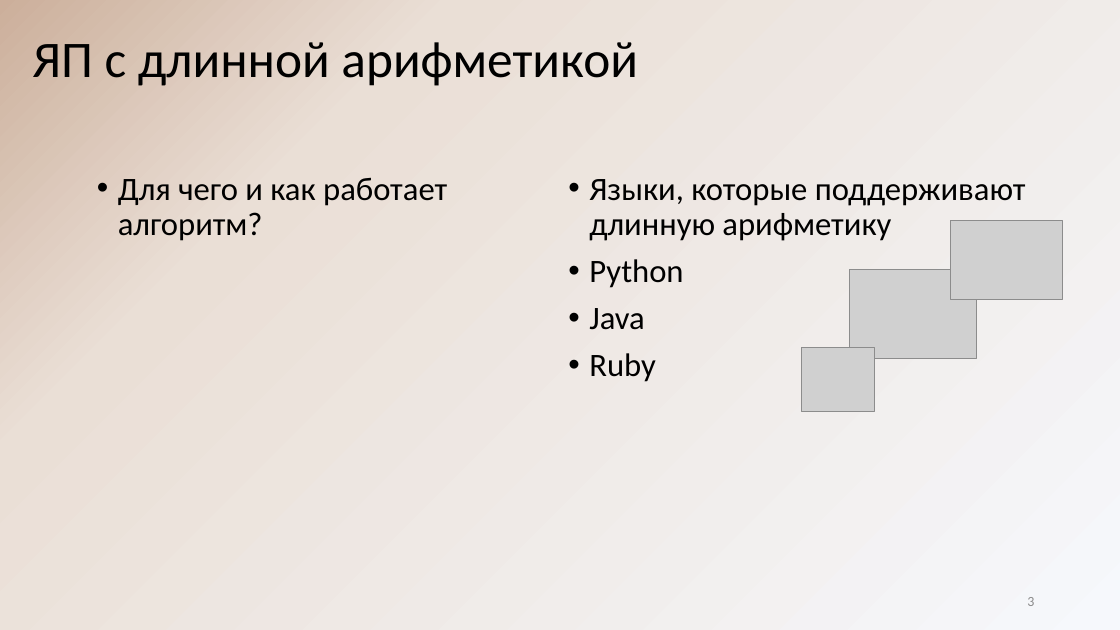
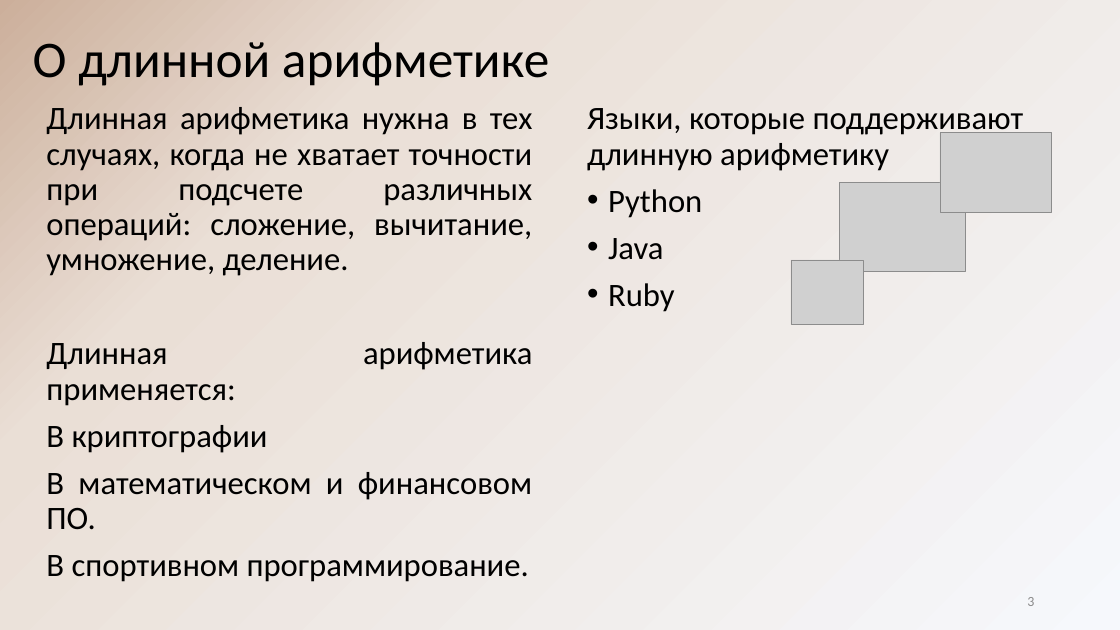
Before and after one commit to reenashka/A-SD, a slide deck: slide 3 of Длинная арифметика.pptx. Drawn at 1120x630 pixels with LibreOffice and Linux fonts; fonts in the diff are those of the drawing; grey boxes stand for pictures. Boxes give left, top, right and bottom in pixels: in the first picture for what was removed or moved away, otherwise in the second. Text is boxed around its words. In the diff, an @@ line names an element or a change of style, - is before the commit and + after.

Commit message:
Powerpoint - update

```diff
--- a/Длинная арифметика.pptx
+++ b/Длинная арифметика.pptx
@@ title at (x1=33, y1=42, x2=549, y2=86): text changed @@
-ЯП с длинной арифметикой
+О длинной арифметике
@@ text at (x1=46, y1=107, x2=533, y2=582): text changed @@
-• Для чего и как работает алгоритм?
+Длинная арифметика нужна в тех случаях, когда не хватает точности при подсчете различных операций: сложение, вычитание, умножение, деление.
+Длинная арифметика применяется:
+В криптографии
+В математическом и финансовом ПО.
+В спортивном программирование.
@@ text "Языки, которые поддерживают длинную арифметику" moved from (x1=589, y1=179, x2=1026, y2=382) to (x1=587, y1=108, x2=1024, y2=312) @@
@@ text at (x1=587, y1=108, x2=1024, y2=171): bullet • to none @@
@@ picture moved from (x1=950, y1=220, x2=1062, y2=299) to (x1=940, y1=133, x2=1052, y2=212) @@
@@ picture moved from (x1=850, y1=270, x2=977, y2=358) to (x1=839, y1=182, x2=966, y2=271) @@
@@ picture moved from (x1=802, y1=347, x2=875, y2=412) to (x1=791, y1=260, x2=865, y2=324) @@
```
Also in this commit, not shown: 2 other slides changed.
